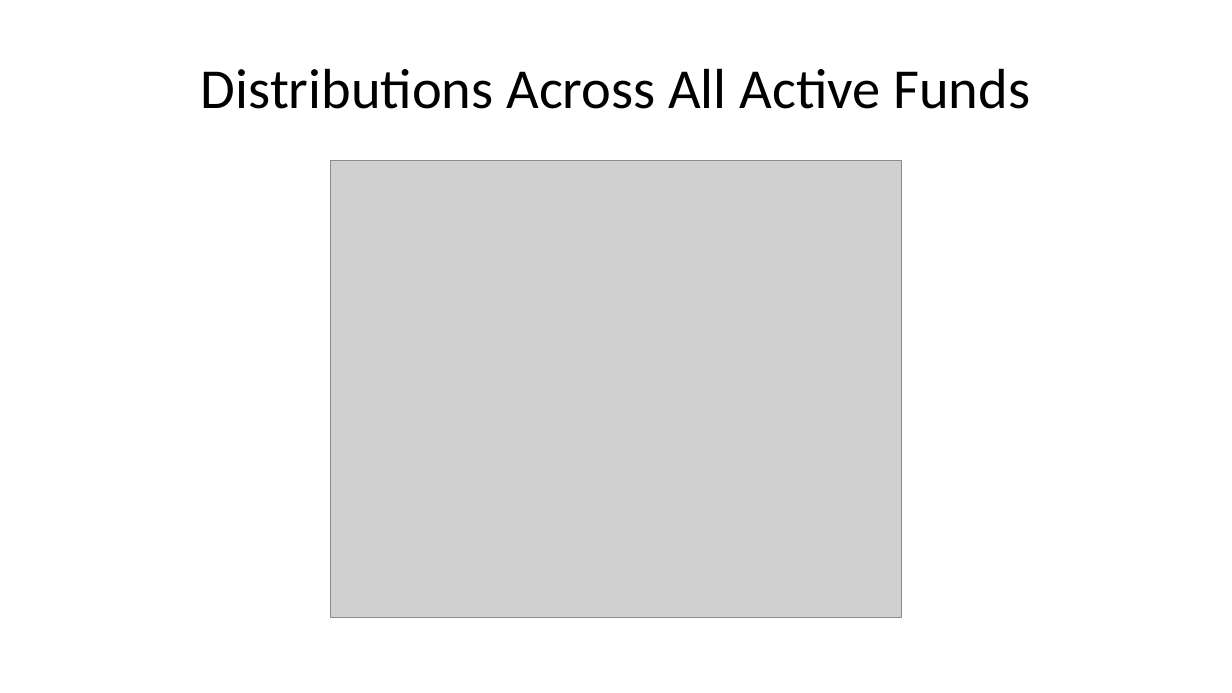
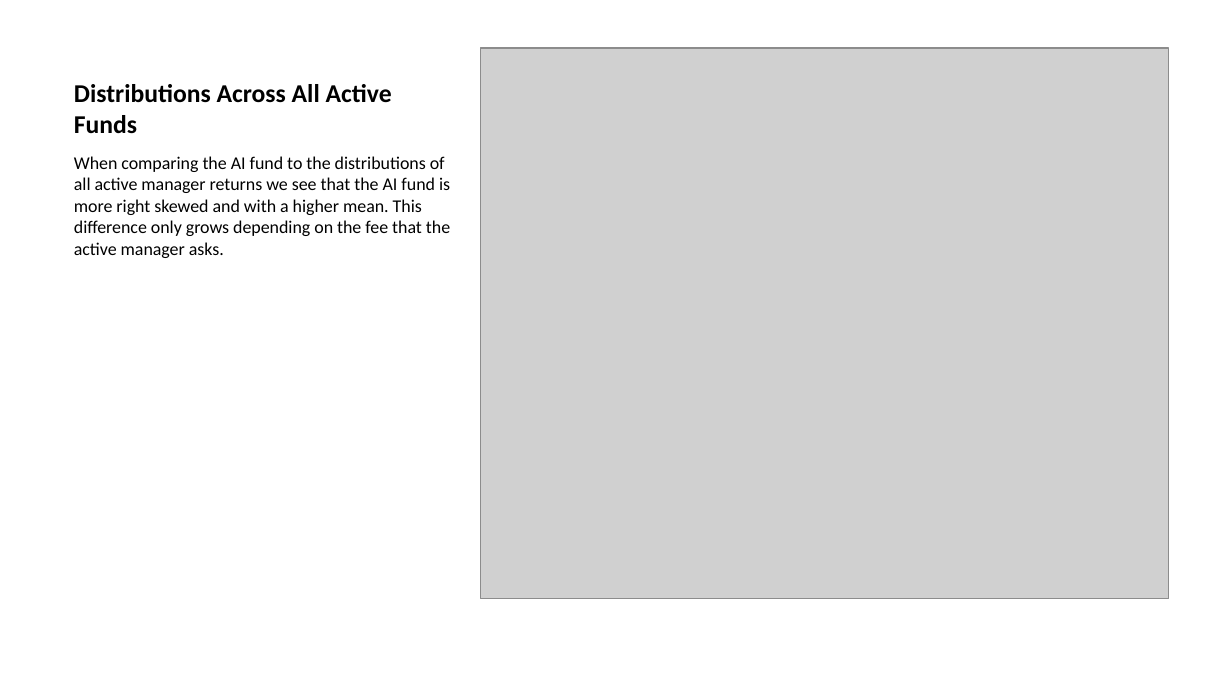
Before and after one commit to Andrelleroux/22568948_fin_metrics, a slide deck: slide 5 of Questions/Question_1/Question_1.pptx. Drawn at 1232x693 pixels with LibreOffice and Linux fonts; fonts in the diff are those of the drawing; grey boxes stand for pictures. Boxes give left, top, right and bottom in pixels: in the first picture for what was removed or moved away, otherwise in the second. Text is boxed around its words. In the diff, an @@ line names an element or a change of style, - is before the commit and + after.

```diff
--- a/Questions/Question_1/Question_1.pptx
+++ b/Questions/Question_1/Question_1.pptx
@@ title "Distributions Across All Active Funds" at bbox=[74, 84, 392, 134]: size 33 to 15 pt, bold on; alignment centre to left; vertical alignment middle to bottom @@
@@ picture added at bbox=[480, 48, 1168, 599] @@
@@ text added at bbox=[74, 156, 450, 258], 10.5 pt, text #000000 @@
+When comparing the AI fund to the distributions of all active manager returns we see that the AI fund is more right skewed and with a higher mean. This difference only grows depending on the fee that the active manager asks.
@@ picture removed at bbox=[330, 161, 902, 618] @@
```
Also in this commit, not shown: 2 other slides changed, 1 slide added, 1 slide removed, 4 other files.
